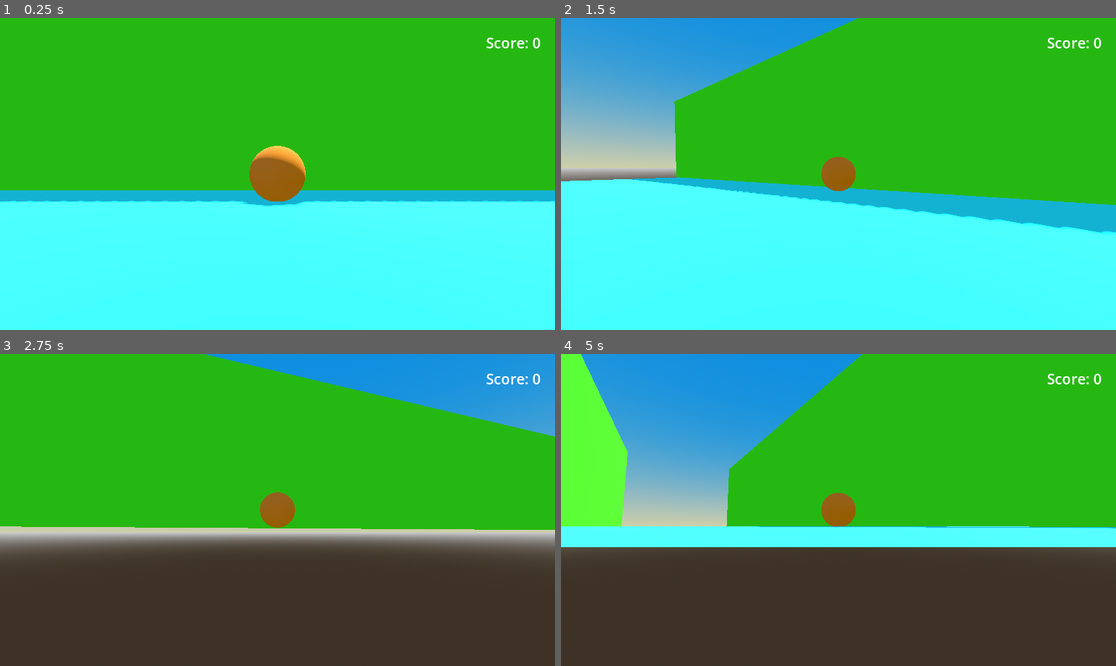
Above: before the commit, frames 1-4 (two rows, left to right).
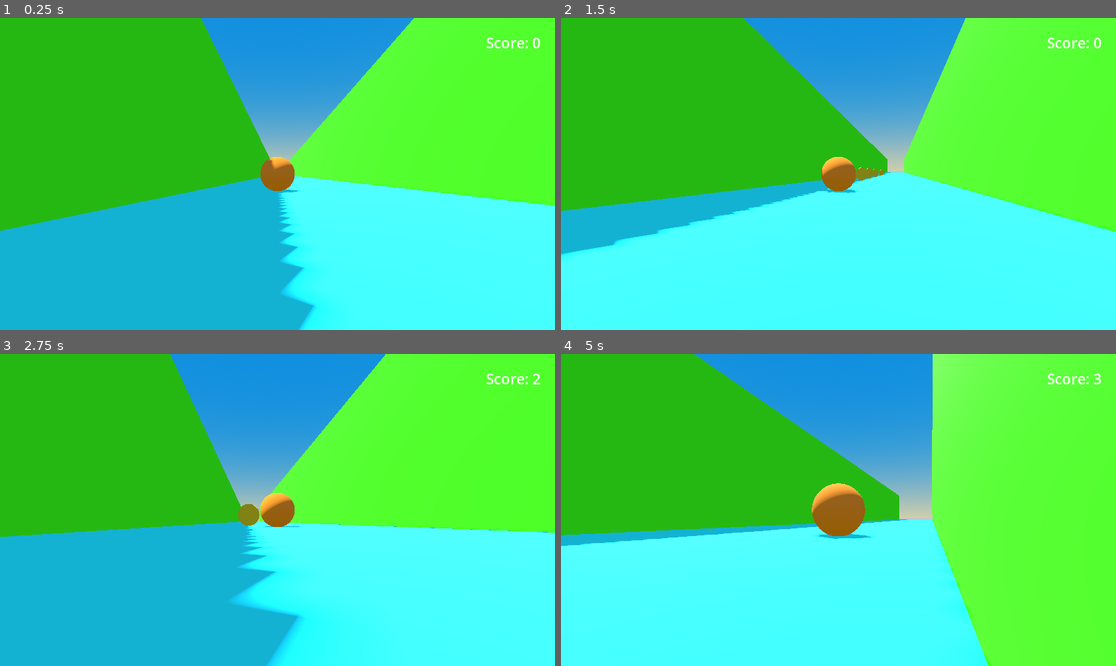
Above: after the commit, the same moments.

Repository: gutierrezArmando/test-01
Game: Godot game, scene res://test.tscn
Two runs of this game, one before a commit and one after it. Both use one fixed random seed, a clock stepped at 60 frames per second and the inputs below.
Inputs (mouse positions are in pixels of both pictures, inside the frame that each line leads up to):
- Up to frame 1 (0.25 s): no input
- Up to frame 2 (1.5 s): tap Enter at 0.5 s; move the mouse to (866, 174) at 0.52 s; hold W (move_up) from 0.53 s (still down); move the mouse to (810, 174) at 1.27 s
- Up to frame 3 (2.75 s): keep holding W (move_up); move the mouse to (288, 503) at 2.02 s
- Up to frame 4 (5 s): keep holding W (move_up); move the mouse to (832, 516) at 2.77 s; move the mouse to (877, 513) at 3.52 s; move the mouse to (794, 506) at 4.27 s

The runs differ from the first frame. In frame 1, 57% of the frame differs, in the area x 0-100%, y 0-100%; in frame 2, 53%; in frame 3, 77%; in frame 4, 88%.

Commit message:
Ajustes del SpringArm3D

Diff:
--- a/player/player.gd
+++ b/player/player.gd
@@ -2,7 +2,7 @@
 
 extends RigidBody3D
 @onready var spring_arm_3d: SpringArm3D = $SpringArm3D
-var mouse := 0.01
+var mouse := 0.005
 #var speed := 0.1
 @export var speed: float
 # Called when the node enters the scene tree for the first time.
@@ -14,7 +14,8 @@
 	if event is InputEventMouseMotion:
 		spring_arm_3d.rotation.x -= event.relative.y * mouse
 		spring_arm_3d.rotation.y -= event.relative.x * mouse
-		spring_arm_3d.rotation.x = clamp(spring_arm_3d.rotation.x, -PI/2, PI/4)
+		#spring_arm_3d.rotation.x = clamp(spring_arm_3d.rotation.x, -PI/2, PI/4)
+		spring_arm_3d.rotation.x = clamp(spring_arm_3d.rotation.x, deg_to_rad(-60), PI/4)
 
 # Called every frame. 'delta' is the elapsed time since the previous frame.
 func _process(delta: float) -> void:
--- a/player/player.tscn
+++ b/player/player.tscn
@@ -13,6 +13,7 @@
 [sub_resource type="SphereShape3D" id="SphereShape3D_37kl0"]
 
 [sub_resource type="SphereShape3D" id="SphereShape3D_4flbx"]
+radius = 0.15
 
 [node name="Player" type="RigidBody3D" groups=["Player"]]
 collision_layer = 2
@@ -30,7 +31,10 @@
 shape = SubResource("SphereShape3D_37kl0")
 
 [node name="SpringArm3D" type="SpringArm3D" parent="."]
+transform = Transform3D(1, 0, 0, 0, 1, 0, 0, 0, 1, 0, 0.2, 0)
 shape = SubResource("SphereShape3D_4flbx")
 spring_length = 6.0
+margin = 0.2
 
 [node name="Camera3D" type="Camera3D" parent="SpringArm3D"]
+near = 0.01
--- a/test.tscn
+++ b/test.tscn
@@ -1,6 +1,7 @@
-[gd_scene load_steps=8 format=3 uid="uid://p5py6j4k0oo3"]
+[gd_scene load_steps=9 format=3 uid="uid://p5py6j4k0oo3"]
 
 [ext_resource type="PackedScene" uid="uid://oy1fs40ohdek" path="res://player/player.tscn" id="1_37kl0"]
+[ext_resource type="PackedScene" uid="uid://c51xfgwmy4uue" path="res://coins/coin_collected.tscn" id="2_8uh7m"]
 [ext_resource type="PackedScene" uid="uid://gxvlj7nil6l" path="res://hud/hud.tscn" id="3_6uqi0"]
 
 [sub_resource type="ProceduralSkyMaterial" id="ProceduralSkyMaterial_mf4mk"]
@@ -34,9 +35,9 @@
 shadow_enabled = true
 
 [node name="CSGBox3D" type="CSGBox3D" parent="."]
-transform = Transform3D(1, 0, 0, 0, 1, 0, 0, 0, 1, 28.844639, 1.2507449, -0.23519135)
+transform = Transform3D(1, 0, 0, 0, 1, 0, 0, 0, 1, 28.844639, 1.2507449, 0.37742996)
 use_collision = true
-size = Vector3(46.49878, 0.8165283, 7.084076)
+size = Vector3(46.49878, 0.8165283, 4.87368)
 material = SubResource("StandardMaterial3D_mf4mk")
 
 [node name="CSGBox3D2" type="CSGBox3D" parent="."]
@@ -58,7 +59,27 @@
 material = SubResource("StandardMaterial3D_37kl0")
 
 [node name="Player" parent="." instance=ExtResource("1_37kl0")]
-transform = Transform3D(0.48999998, 0, 0, 0, 0.48999998, 0, 0, 0, 0.48999998, 11.906531, 1.7579455, -0.03893751)
+transform = Transform3D(-2.1418577e-08, 0, -0.48999995, 0, 0.48999995, 0, 0.48999995, 0, -2.1418577e-08, 11.906531, 1.7579455, -0.03893751)
 speed = 0.1
 
+[node name="CoinCollected" parent="." instance=ExtResource("2_8uh7m")]
+transform = Transform3D(1, 0, 0, 0, 1, 0, 0, 0, 1, 14.58375, 1.8525846, 0)
+rotation_speed = 0.15
+
+[node name="CoinCollected2" parent="." instance=ExtResource("2_8uh7m")]
+transform = Transform3D(1, 0, 0, 0, 1, 0, 0, 0, 1, 16.095098, 1.8525846, 0)
+rotation_speed = 0.15
+
+[node name="CoinCollected3" parent="." instance=ExtResource("2_8uh7m")]
+transform = Transform3D(1, 0, 0, 0, 1, 0, 0, 0, 1, 17.61785, 1.8525846, 0)
+rotation_speed = 0.15
+
+[node name="CoinCollected4" parent="." instance=ExtResource("2_8uh7m")]
+transform = Transform3D(1, 0, 0, 0, 1, 0, 0, 0, 1, 19.750872, 1.8525846, 0)
+rotation_speed = 0.15
+
+[node name="CoinCollected5" parent="." instance=ExtResource("2_8uh7m")]
+transform = Transform3D(1, 0, 0, 0, 1, 0, 0, 0, 1, 23.410423, 1.8525846, 0)
+rotation_speed = 0.15
+
 [node name="HUD" parent="." instance=ExtResource("3_6uqi0")]
